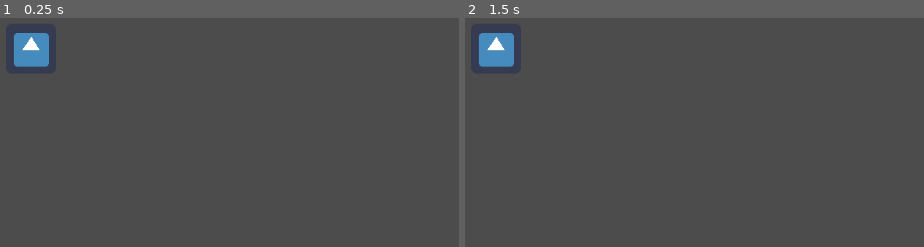
Above: before the commit, frames 1-2 (left to right).
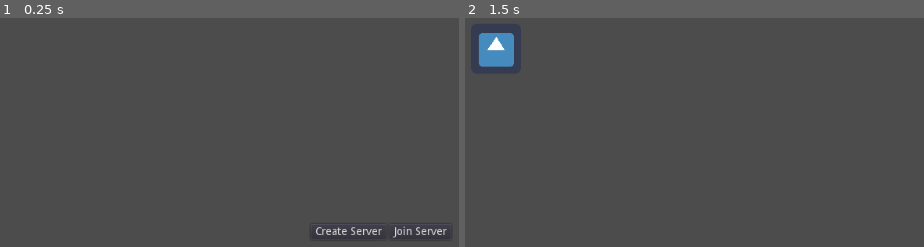
Above: after the commit, the same moments.

Repository: TRushton95/Sanctuary
Game: Godot game, scene res://Main.tscn
Same seed, same stepped clock (60 frames per second), same inputs: the game is played once before the commit and once after it. Before the commit the project starts from res://World.tscn. The engine's default icon, where the game draws it, is replaced by a stand-in: a white triangle on a blue panel in a dark square.
Inputs (mouse positions are in pixels of both pictures, inside the frame that each line leads up to):
- Up to frame 1 (0.25 s): no input
- Up to frame 2 (1.5 s): click (813, 230) at 0.5 s, where only the run after the commit has a clickable "Create Server"; tap Enter at 1.25 s; move the mouse to (outside the picture) at 1.27 s; click (outside the picture) at 1.42 s

The runs differ from the first frame. In frame 1, 1.6% of the frame differs, in the area x 3-98%, y 6-97%; in frame 2, nothing differs.

Commit message:
Add server client connection

Diff:
--- a/Src/Entities/Unit.tscn
+++ b/Src/Gameplay/Entities/Unit.tscn
@@ -1,7 +1,7 @@
 [gd_scene load_steps=4 format=2]
 
 [ext_resource path="res://icon.png" type="Texture" id=1]
-[ext_resource path="res://Entities/Unit.gd" type="Script" id=2]
+[ext_resource path="res://Gameplay/Entities/Unit.gd" type="Script" id=2]
 
 [sub_resource type="RectangleShape2D" id=1]
 extents = Vector2( 24, 24 )
--- /dev/null
+++ b/Src/Gameplay/Global/ServerInfo.gd
@@ -0,0 +1,19 @@
+extends Node
+
+var _players = {}
+
+func add_user(id: int, username: String) -> void:
+	if _players.has(id):
+		print("Player id " + str(id) + " is already assigned.")
+		return
+
+	_players[id] = username
+
+
+func get_username(id: int) -> String:
+	var result = ""
+
+	if _players.has(id):
+		result = _players[id]
+
+	return result
--- a/Src/World.tscn
+++ b/Src/Gameplay/World.tscn
@@ -1,7 +1,7 @@
 [gd_scene load_steps=4 format=2]
 
-[ext_resource path="res://Entities/Unit.tscn" type="PackedScene" id=1]
-[ext_resource path="res://World.gd" type="Script" id=2]
+[ext_resource path="res://Gameplay/Entities/Unit.tscn" type="PackedScene" id=1]
+[ext_resource path="res://Gameplay/World.gd" type="Script" id=2]
 
 [sub_resource type="NavigationPolygon" id=1]
 vertices = PoolVector2Array( 1024, 0, 1024, 600, 0, 600, 0, 0 )
--- /dev/null
+++ b/Src/Main.gd
@@ -0,0 +1,38 @@
+extends Node
+
+
+func _on_ServerButton_pressed():
+	_setup_server()
+	get_tree().change_scene("res://Gameplay/World.tscn")
+
+
+func _on_ClientButton_pressed():
+	_connect_to_server()
+	$CenterContainer/VBoxContainer/Label.text = "Connecting..."
+
+
+func _on_connection_failed() -> void:
+	$CenterContainer/VBoxContainer/Label.text = "Connection failed"
+
+
+func _on_connection_successful() -> void:
+	get_tree().change_scene("res://Gameplay/World.tscn")
+
+
+func _ready() -> void:
+	get_tree().connect("connected_to_server", self, "_on_connection_successful")
+	get_tree().connect("connection_failed", self, "_on_connection_failed")
+
+
+func _setup_server() -> void:
+	var peer = NetworkedMultiplayerENet.new()
+	peer.create_server(1026, 2)
+	get_tree().set_network_peer(peer)
+	ServerInfo.add_user(get_tree().get_network_unique_id(), "Server")
+
+
+func _connect_to_server() -> void:
+	var peer = NetworkedMultiplayerENet.new()
+	peer.create_client("127.0.0.1", 1026)
+	get_tree().set_network_peer(peer)
+	ServerInfo.add_user(get_tree().get_network_unique_id(), "Client")
--- /dev/null
+++ b/Src/Main.tscn
@@ -0,0 +1,54 @@
+[gd_scene load_steps=2 format=2]
+
+[ext_resource path="res://Main.gd" type="Script" id=1]
+
+[node name="Main" type="Node"]
+script = ExtResource( 1 )
+
+[node name="CenterContainer" type="CenterContainer" parent="."]
+anchor_left = 0.5
+anchor_top = 0.5
+anchor_right = 0.5
+anchor_bottom = 0.5
+margin_left = -192.0
+margin_top = -20.0
+margin_right = 192.0
+margin_bottom = 20.0
+__meta__ = {
+"_edit_use_anchors_": false
+}
+
+[node name="VBoxContainer" type="VBoxContainer" parent="CenterContainer"]
+margin_left = 102.0
+margin_top = 1.0
+margin_right = 282.0
+margin_bottom = 39.0
+
+[node name="HBoxContainer" type="HBoxContainer" parent="CenterContainer/VBoxContainer"]
+margin_right = 180.0
+margin_bottom = 20.0
+
+[node name="ServerButton" type="Button" parent="CenterContainer/VBoxContainer/HBoxContainer"]
+margin_right = 97.0
+margin_bottom = 20.0
+text = "Create Server"
+__meta__ = {
+"_edit_use_anchors_": false
+}
+
+[node name="ClientButton" type="Button" parent="CenterContainer/VBoxContainer/HBoxContainer"]
+margin_left = 101.0
+margin_right = 180.0
+margin_bottom = 20.0
+text = "Join Server"
+__meta__ = {
+"_edit_use_anchors_": false
+}
+
+[node name="Label" type="Label" parent="CenterContainer/VBoxContainer"]
+margin_top = 24.0
+margin_right = 180.0
+margin_bottom = 38.0
+
+[connection signal="pressed" from="CenterContainer/VBoxContainer/HBoxContainer/ServerButton" to="." method="_on_ServerButton_pressed"]
+[connection signal="pressed" from="CenterContainer/VBoxContainer/HBoxContainer/ClientButton" to="." method="_on_ClientButton_pressed"]
--- a/Src/project.godot
+++ b/Src/project.godot
@@ -11,14 +11,15 @@
 [application]
 
 config/name="Sanctuary"
-run/main_scene="res://World.tscn"
+run/main_scene="res://Main.tscn"
 config/icon="res://icon.png"
 
 [autoload]
 
-Constants="*res://Global/Constants.gd"
-ServerClock="*res://Global/ServerClock.gd"
-GameServer="*res://Global/GameServer.gd"
+Constants="*res://Gameplay/Global/Constants.gd"
+ServerClock="*res://Gameplay/Global/ServerClock.gd"
+GameServer="*res://Gameplay/Global/GameServer.gd"
+ServerInfo="*res://Gameplay/Global/ServerInfo.gd"
 
 [physics]
 
Renamed: Src/Entities/Unit.gd -> Src/Gameplay/Entities/Unit.gd
Renamed: Src/Global/Constants.gd -> Src/Gameplay/Global/Constants.gd
Renamed: Src/Global/GameServer.gd -> Src/Gameplay/Global/GameServer.gd
Renamed: Src/Global/ServerClock.gd -> Src/Gameplay/Global/ServerClock.gd
Renamed: Src/World.gd -> Src/Gameplay/World.gd
Not shown, added: Src/export_presets.cfg
